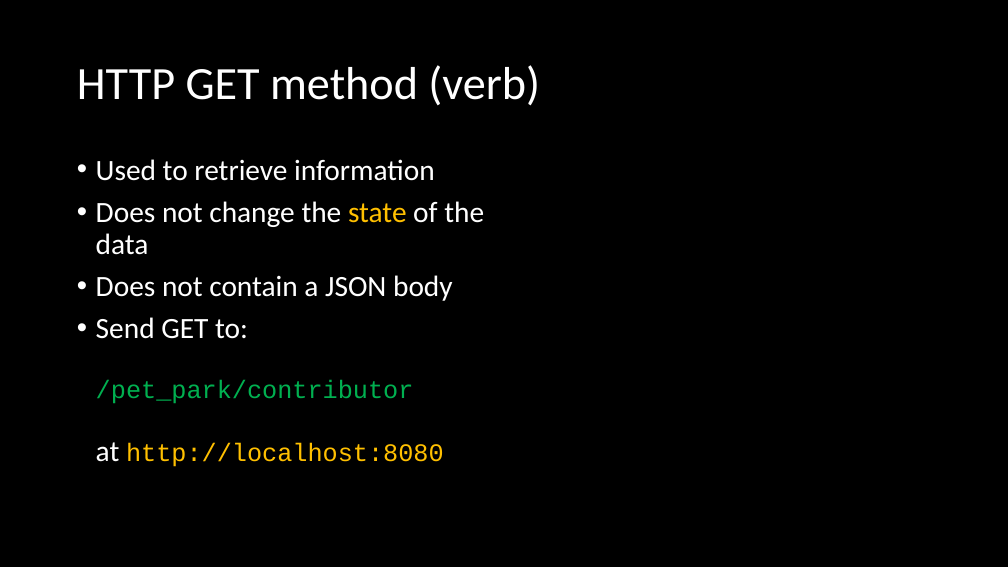
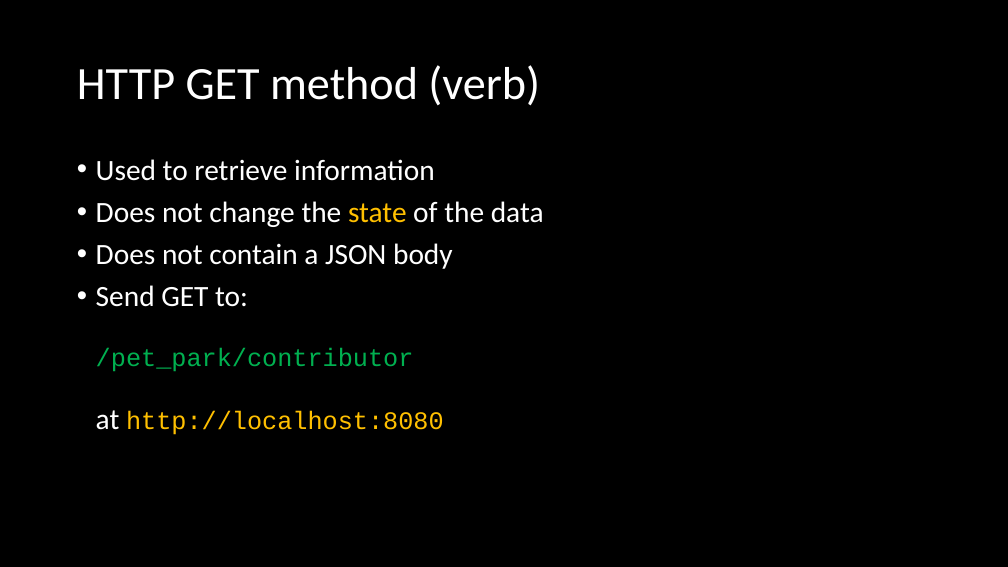
Before and after one commit to ckiefriter1/PT-BESD, a slide deck: slide 3 of Week14/02 Pet Park - Retrieve Contributor.pptx. Drawn at 1008x567 pixels with LibreOffice and Linux fonts; fonts in the diff are those of the drawing. Boxes give left, top, right and bottom in pixels: in the first picture for what was removed or moved away, otherwise in the second. Text is boxed around its words. In the diff, an @@ line names an element or a change of style, - is before the commit and + after.

```diff
--- a/Week14/02 Pet Park - Retrieve Contributor.pptx
+++ b/Week14/02 Pet Park - Retrieve Contributor.pptx
@@ text "Used to retrieve information" rewrapped from [96, 159, 484, 467] to [96, 159, 544, 435] @@
```
Also in this commit, not shown: 1 other slide changed, 5 other files.
